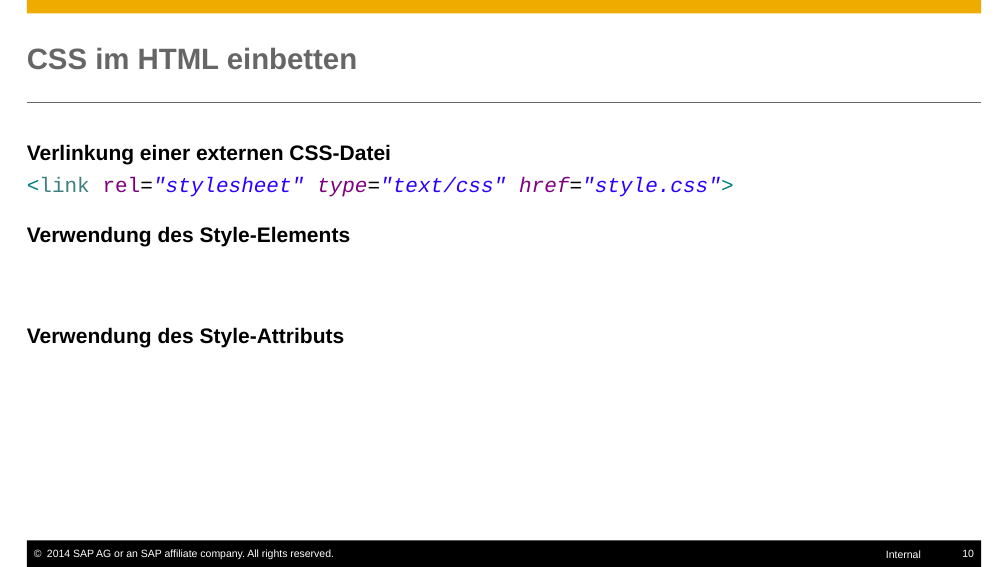
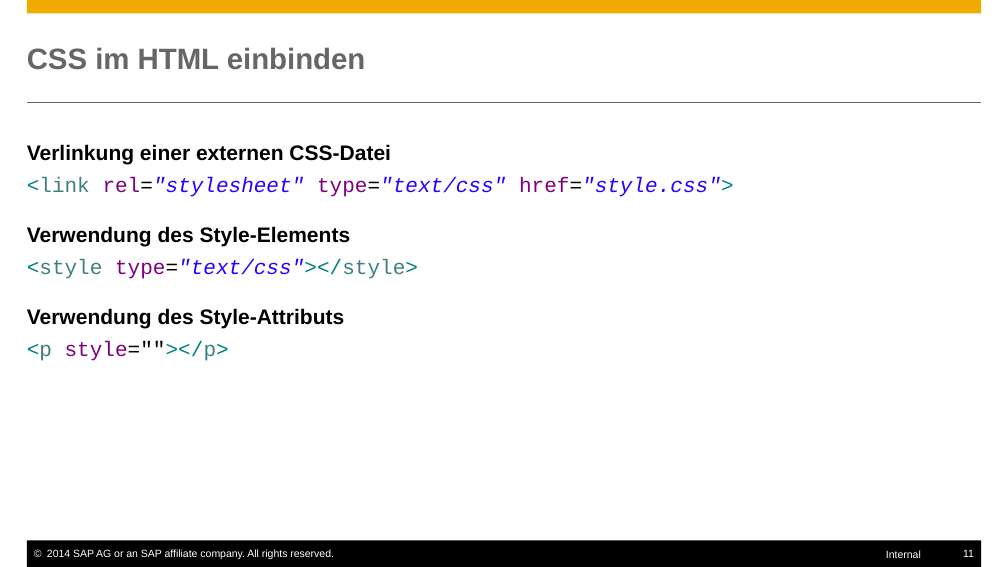
Before and after one commit to ofrendo/JSCrossCourse, a slide deck: slide 11 of JSCrosscourse.pptx (slide 10 before the commit). Drawn at 1008x567 pixels with LibreOffice and Linux fonts; fonts in the diff are those of the drawing. Boxes give left, top, right and bottom in pixels: in the first picture for what was removed or moved away, otherwise in the second. Text is boxed around its words. In the diff, an @@ line names an element or a change of style, - is before the commit and + after.

```diff
--- a/JSCrosscourse.pptx
+++ b/JSCrosscourse.pptx
@@ title at (x1=27, y1=47, x2=366, y2=70): text changed @@
-CSS im HTML einbetten
+CSS im HTML einbinden
@@ text at (x1=27, y1=177, x2=734, y2=197): italic off in "type="text/css" href="style.css">" @@
@@ text at (x1=27, y1=259, x2=418, y2=279): paragraph added @@
+  <style type="text/css"></style>
@@ text at (x1=27, y1=341, x2=229, y2=361): paragraph added @@
+  <p style=""></p>
@@ page number at (x1=963, y1=550, x2=974, y2=557): text changed @@
-10
+11
```
Also in this commit, not shown: 6 other slides changed, 18 slides added, 1 other file.
